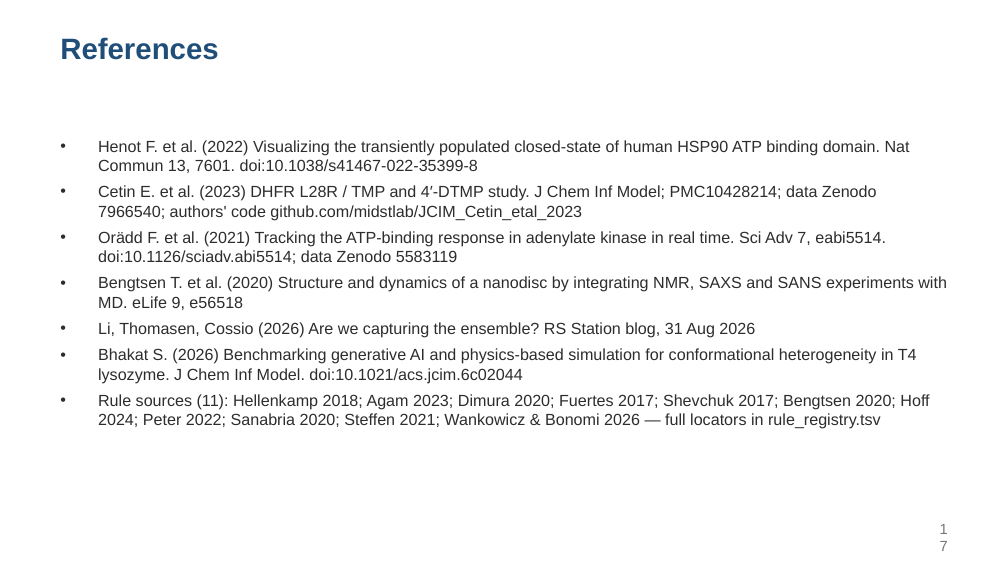
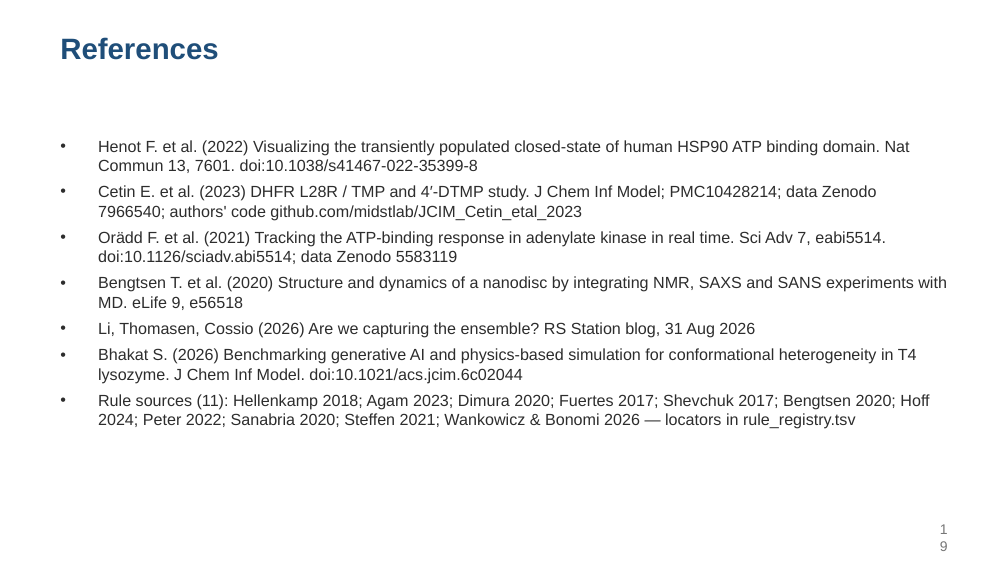
Before and after one commit to alex051107/dynamics-atlas-harness, a slide deck: slide 19 of review/rules-agent-study-20260909/development-results/SOOJUNG_DISCUSSION_20260910_EN.pptx (slide 17 before the commit). Drawn at 1008x567 pixels with LibreOffice and Linux fonts; fonts in the diff are those of the drawing. Boxes give left, top, right and bottom in pixels: in the first picture for what was removed or moved away, otherwise in the second. Text is boxed around its words. In the diff, an @@ line names an element or a change of style, - is before the commit and + after.

```diff
--- a/review/rules-agent-study-20260909/development-results/SOOJUNG_DISCUSSION_20260910_EN.pptx
+++ b/review/rules-agent-study-20260909/development-results/SOOJUNG_DISCUSSION_20260910_EN.pptx
@@ text at box(98, 394, 929, 429): text changed @@
-• Rule sources (11): Hellenkamp 2018; Agam 2023; Dimura 2020; Fuertes 2017; Shevchuk 2017; Bengtsen 2020; Hoff 2024; Peter 2022; Sanabria 2020; Steffen 2021; Wankowicz & Bonomi 2026 — full locators in rule_registry.tsv
+• Rule sources (11): Hellenkamp 2018; Agam 2023; Dimura 2020; Fuertes 2017; Shevchuk 2017; Bengtsen 2020; Hoff 2024; Peter 2022; Sanabria 2020; Steffen 2021; Wankowicz & Bonomi 2026 — locators in rule_registry.tsv
@@ text at box(927, 522, 958, 552): text changed; size 10.5 to 10 pt @@
-17
+19
```
Also in this commit, not shown: 22 other slides changed, 3 slides added, 11 other files.
